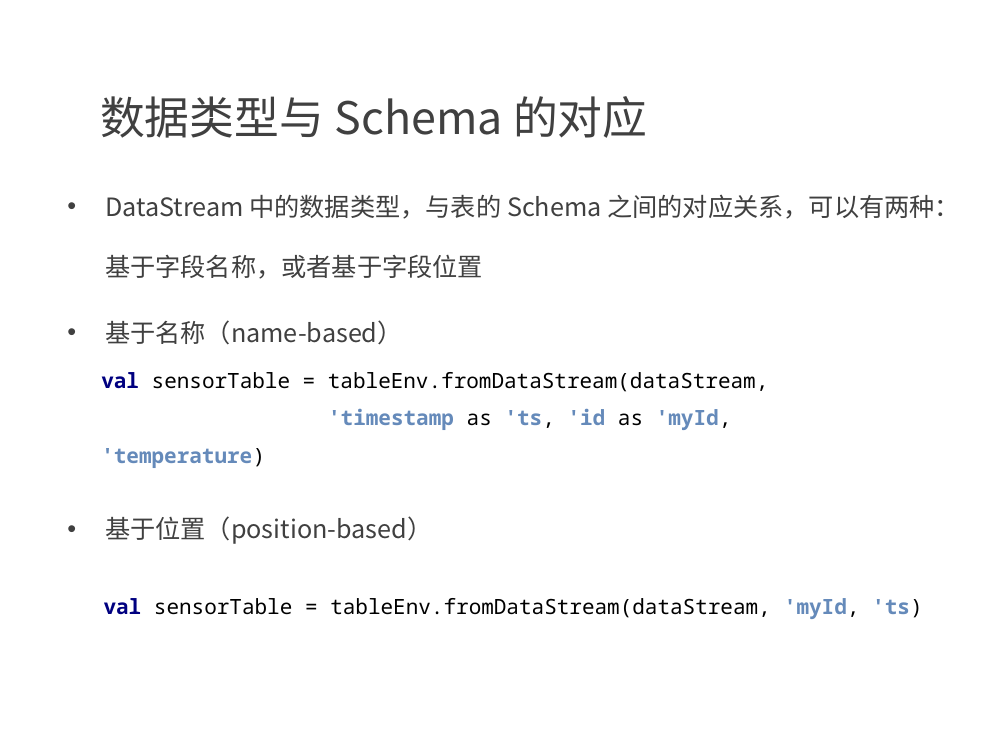
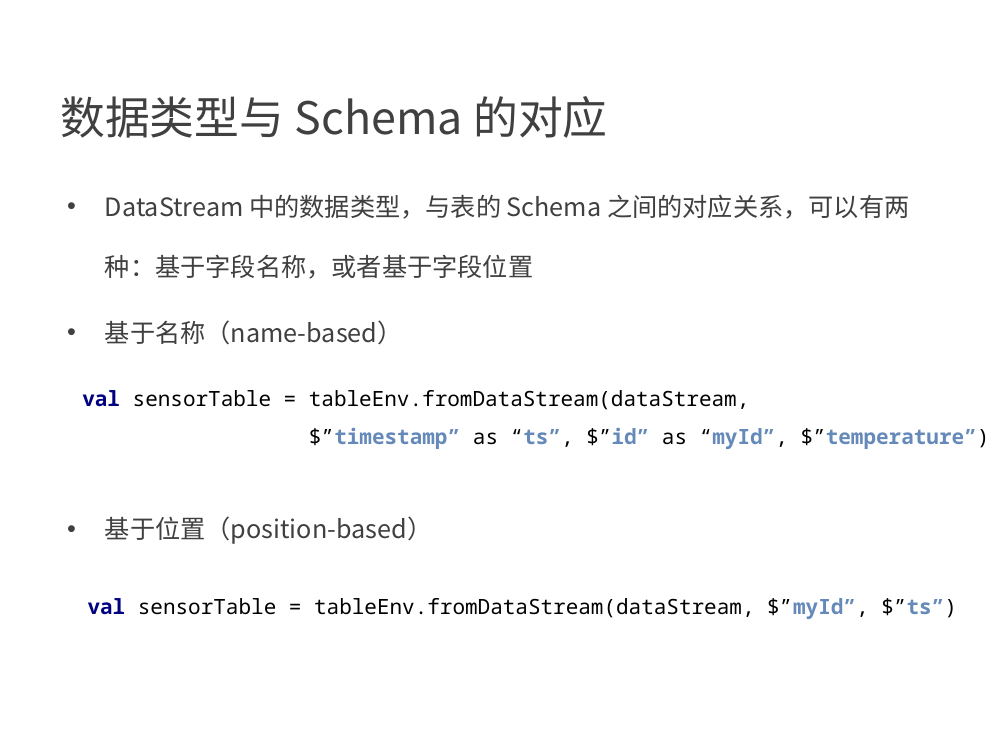
Before and after one commit to confucianzuoyuan/flink-tutorial, a slide deck: slide 12 of slides/9_Table API 和 Flink SQL.pptx (slide 13 before the commit). Drawn at 1008x756 pixels with LibreOffice and Linux fonts; fonts in the diff are those of the drawing; background and template pictures are left out. Boxes give left, top, right and bottom in pixels: in the first picture for what was removed or moved away, otherwise in the second. Text is boxed around its words. In the diff, an @@ line names an element or a change of style, - is before the commit and + after.

```diff
--- a/slides/9_Table API 和 Flink SQL.pptx
+++ b/slides/9_Table API 和 Flink SQL.pptx
@@ text "数据类型与 Schema 的对应" at [60, 96, 607, 138]: indent changed @@
@@ text "DataStream 中的数据类型，与表的 Schema 之间的对应关系，可以有两种：基于字段名称，或者基于字段位置" at [105, 194, 909, 544]: indent changed @@
@@ text "val sensorTable = tableEnv.fromDataStream(dataStream,": place and size @@
-text "val sensorTable = tableEnv.fromDataStream(dataStream," at [101, 372, 768, 468]
+text "val sensorTable = tableEnv.fromDataStream(dataStream," at [82, 390, 990, 449]
@@ text at [309, 428, 990, 449]: text changed @@
-'timestamp as 'ts, 'id as 'myId, 'temperature)
+$”timestamp” as “ts”, $”id” as “myId”, $”temperature”)
@@ text at [88, 598, 957, 619]: text changed @@
-val sensorTable = tableEnv.fromDataStream(dataStream, 'myId, 'ts)
+val sensorTable = tableEnv.fromDataStream(dataStream, $”myId”, $”ts”)
```
Also in this commit, not shown: 55 other slides changed, 1 slide removed, 5 other files.
